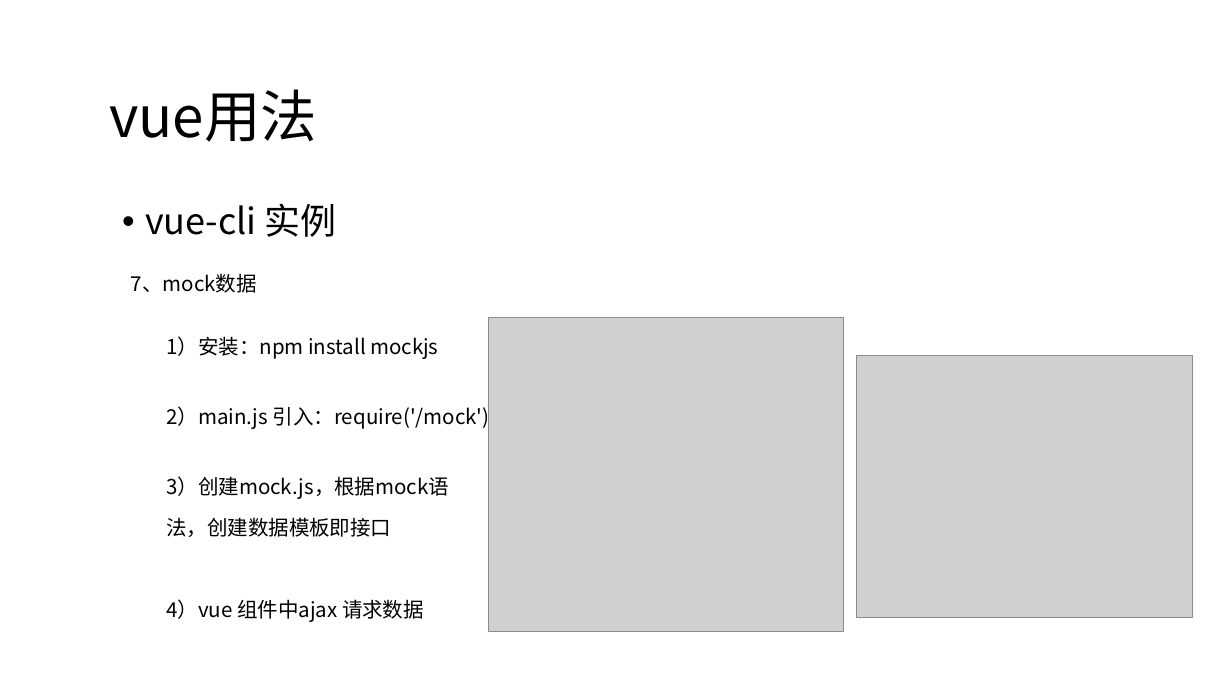
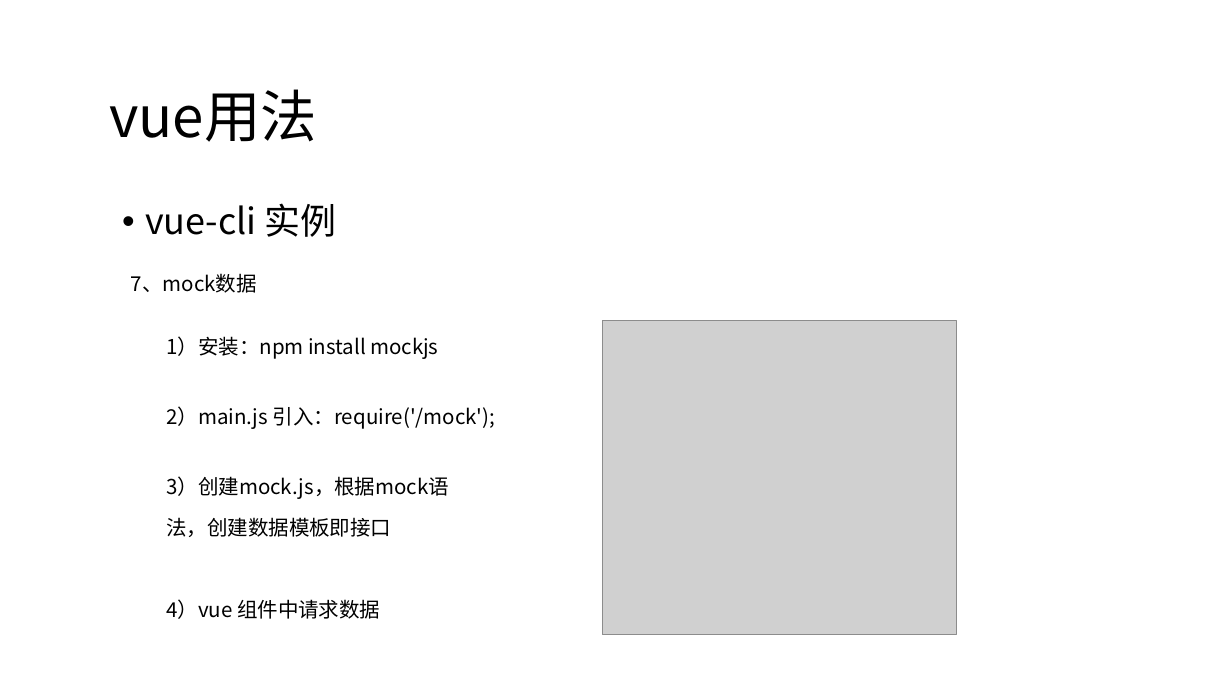
Before and after one commit to candisecandise/gitpractice, a slide deck: slide 33 of 前后端分离初探.pptx. Drawn at 1232x693 pixels with LibreOffice and Linux fonts; fonts in the diff are those of the drawing; grey boxes stand for pictures. Boxes give left, top, right and bottom in pixels: in the first picture for what was removed or moved away, otherwise in the second. Text is boxed around its words. In the diff, an @@ line names an element or a change of style, - is before the commit and + after.

```diff
--- a/前后端分离初探.pptx
+++ b/前后端分离初探.pptx
@@ picture: place and size @@
-picture at (489, 317, 843, 631)
+picture at (603, 321, 957, 635)
@@ picture removed at (857, 355, 1192, 617) @@
@@ text at (166, 599, 380, 619): text changed @@
-4）vue 组件中ajax 请求数据
+4）vue 组件中请求数据
```
Also in this commit, not shown: 1 other slide changed, 2 slides added, 6 other files.
